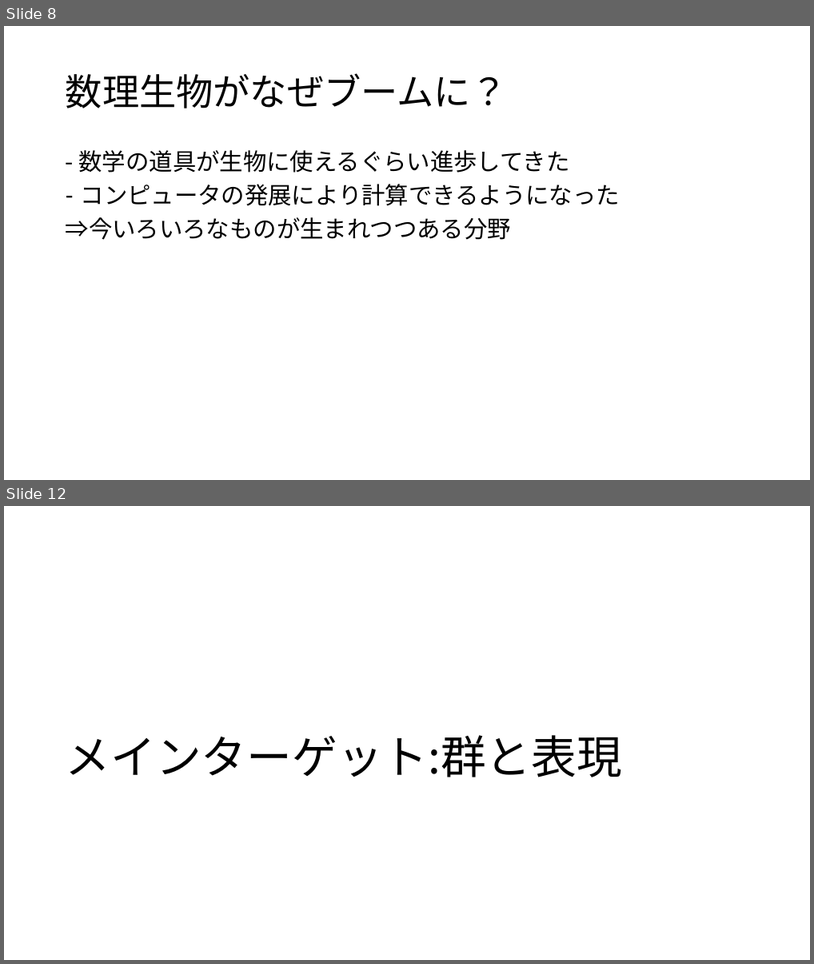
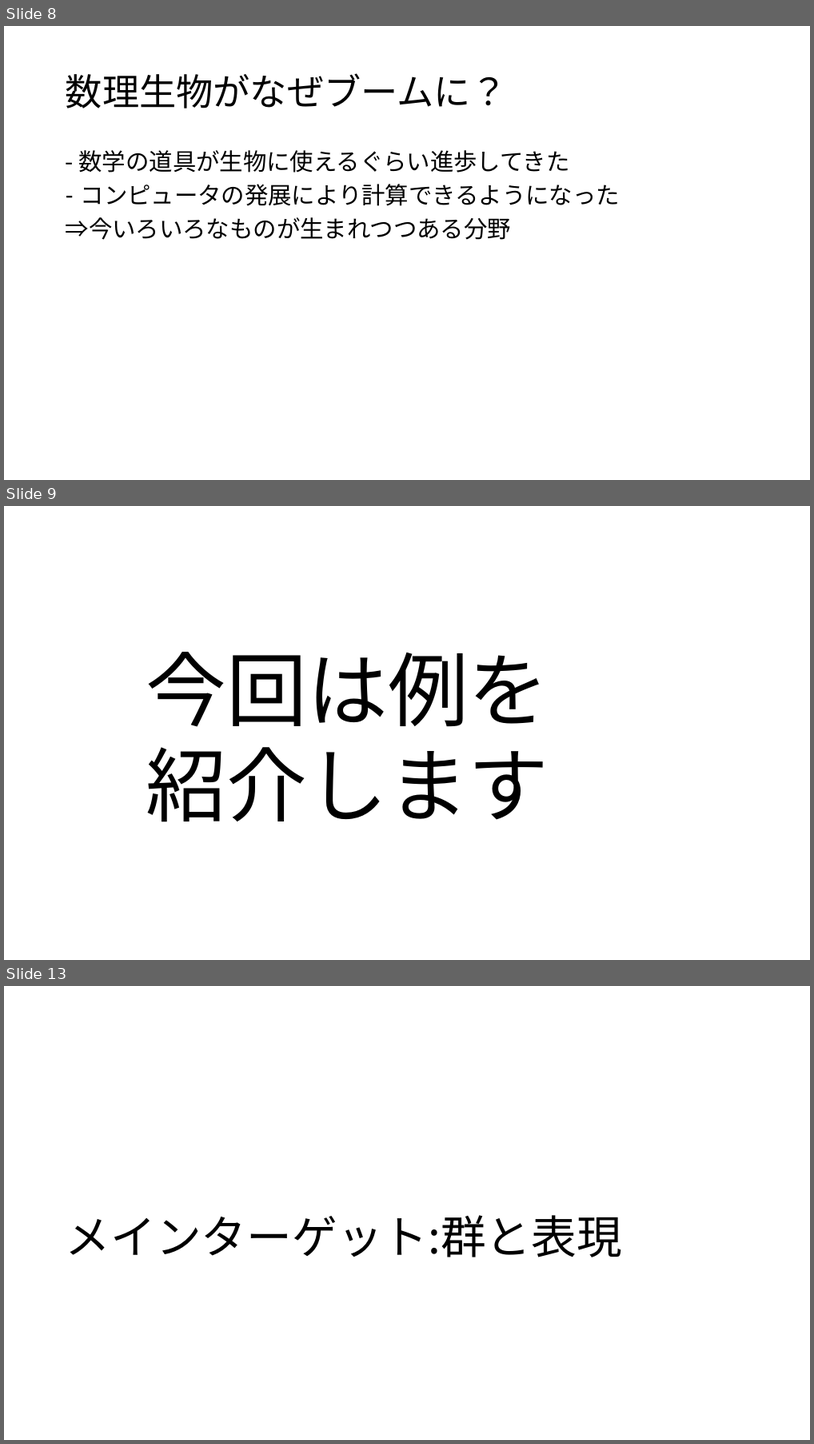
Before and after one commit to tttaaaa/Work, a slide deck: seminare/math_cafe/20170225/CrystalBasisModel.pptx. Shown one above the other, each under a label of ours: slides 8 and 12 before the commit, slides 8, 9 and 13 after it; the slides between them are not shown. The pictures are 814x964 and 814x1444 pixels, drawn with LibreOffice and Linux fonts; fonts in the diff are those of the drawing. Boxes give left, top, right and bottom in pixels: in the first picture for what was removed or moved away, otherwise in the second. Text is boxed around its words. In the diff, an @@ line names an element or a change of style, - is before the commit and + after.

```diff
--- a/seminare/math_cafe/20170225/CrystalBasisModel.pptx
+++ b/seminare/math_cafe/20170225/CrystalBasisModel.pptx
@@ slide 9 added at [4, 506, 810, 960], background #FFFFFF @@
@@ text added at [146, 652, 550, 822], 96 pt, text #000000 @@
+今回は例を
+紹介します
@@ what was slide 12 is now slide 13 @@
```
Also in this commit, not shown: 5 slides changed, 5 other files.
